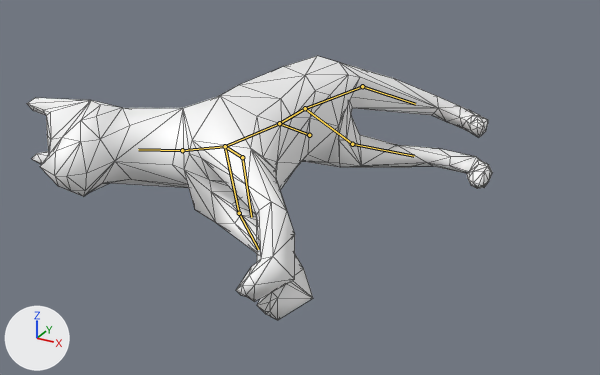
The FBX model Build/GameData/models/enemies/dog.fbx as it was, and as the next commit left it.
The view is the same before and after, from a 50 mm camera at (1.38, -2.58, 1.61) aimed at (-0.12, 0.14, 0.25). The axes (+X, +Y, +Z) are drawn at lower left. The lights are the same throughout. Both versions are drawn at frame 11 of the action 'root|death'; the numbers are the values there. The bones that bend it are drawn over the model as lines. Mesh edges are drawn as thin lines.

Objects in the first picture: 'DOG'.
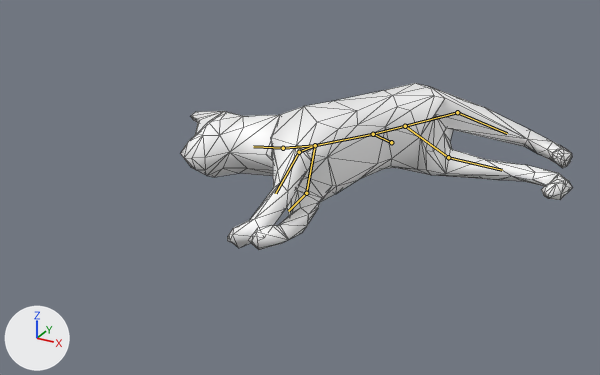
What differs and where, as boxes [x1, y1, x2, y2] in the pictures (600 x 375 px):
'DOG', posed (16% narrower, 37% shorter): before [27, 56, 493, 320]; after [180, 83, 572, 250]
bone 'Bone', root to tip: before (309, 135) to (279, 123); after (391, 142) to (373, 134)
bone 'Bone.002', root to tip: before (225, 146) to (242, 157); after (315, 145) to (299, 152)
bone 'Bone.009', root to tip: before (242, 157) to (251, 217); after (299, 152) to (275, 193)
bone 'Bone.003', root to tip: before (225, 146) to (239, 213); after (315, 145) to (306, 193)
bone 'Bone.010', root to tip: before (239, 213) to (258, 249); after (306, 193) to (288, 211)
bone 'Bone.011', root to tip: before (225, 146) to (182, 150); after (315, 145) to (283, 148)
bone 'Bone.005', root to tip: before (305, 108) to (362, 86); after (405, 126) to (457, 112)
bone 'Bone.007', root to tip: before (362, 86) to (415, 104); after (457, 112) to (507, 133)

Edits to the bpy script that builds the scene:
```text
Change bone_bone:
    where bone_bone = bpy.data.objects['root'].pose.bones['Bone']
    bone_bone.location: (0.0, -3.2, 0.0) -> (0.0, -29.2, -70.8)
    bone_bone.rotation_quaternion: (0.769, 0.0, 0.0, 0.64) -> (0.697, -0.157, -0.162, 0.681)  # degrees (0, 0, 80) -> degrees (-26, -1, 89)
Change bone_bone_002:
    where bone_bone_002 = bpy.data.objects['root'].pose.bones['Bone.002']  # child of 'Bone.001'
    bone_bone_002.rotation_quaternion: (0.966, 0.057, 0.009, 0.252) -> (0.946, 0.072, 0.011, 0.317)  # degrees (7, -1, 29) -> degrees (8, -1, 37)
Change bone_bone_009:
    where bone_bone_009 = bpy.data.objects['root'].pose.bones['Bone.009']  # child of 'Bone.002'
    bone_bone_009.rotation_quaternion: (0.987, 0.001, 0.0, 0.158) -> (0.98, 0.001, 0.0, 0.199)  # degrees (0, 0, 18) -> degrees (0, 0, 23)
Change bone_bone_003:
    where bone_bone_003 = bpy.data.objects['root'].pose.bones['Bone.003']  # child of 'Bone.001'
    bone_bone_003.rotation_quaternion: (0.98, -0.023, 0.112, -0.165) -> (0.967, -0.029, 0.141, -0.208)  # degrees (-5, 12, -20) -> degrees (-7, 15, -25)
Change bone_bone_010:
    where bone_bone_010 = bpy.data.objects['root'].pose.bones['Bone.010']  # child of 'Bone.003'
    bone_bone_010.rotation_quaternion: (0.993, 0.052, 0.035, -0.097) -> (0.989, 0.065, 0.044, -0.122)  # degrees (6, 5, -11) -> degrees (7, 6, -14)
Change bone_bone_011:
    where bone_bone_011 = bpy.data.objects['root'].pose.bones['Bone.011']  # child of 'Bone.001'
    bone_bone_011.rotation_quaternion: (0.997, 0.0, 0.055, 0.052) -> (0.995, 0.0, 0.07, 0.065)  # degrees (0, 6, 6) -> degrees (1, 8, 8)
Change bone_bone_005:
    where bone_bone_005 = bpy.data.objects['root'].pose.bones['Bone.005']  # child of 'Bone.004'
    bone_bone_005.rotation_quaternion: (0.97, 0.043, -0.167, 0.173) -> (0.952, 0.054, -0.209, 0.217)  # degrees (2, -20, 20) -> degrees (1, -25, 26)
Change bone_bone_007:
    where bone_bone_007 = bpy.data.objects['root'].pose.bones['Bone.007']  # child of 'Bone.005'
    bone_bone_007.rotation_quaternion: (0.982, -0.076, 0.14, 0.097) -> (0.972, -0.096, 0.177, 0.122)  # degrees (-7, 17, 10) -> degrees (-9, 22, 13)
```
